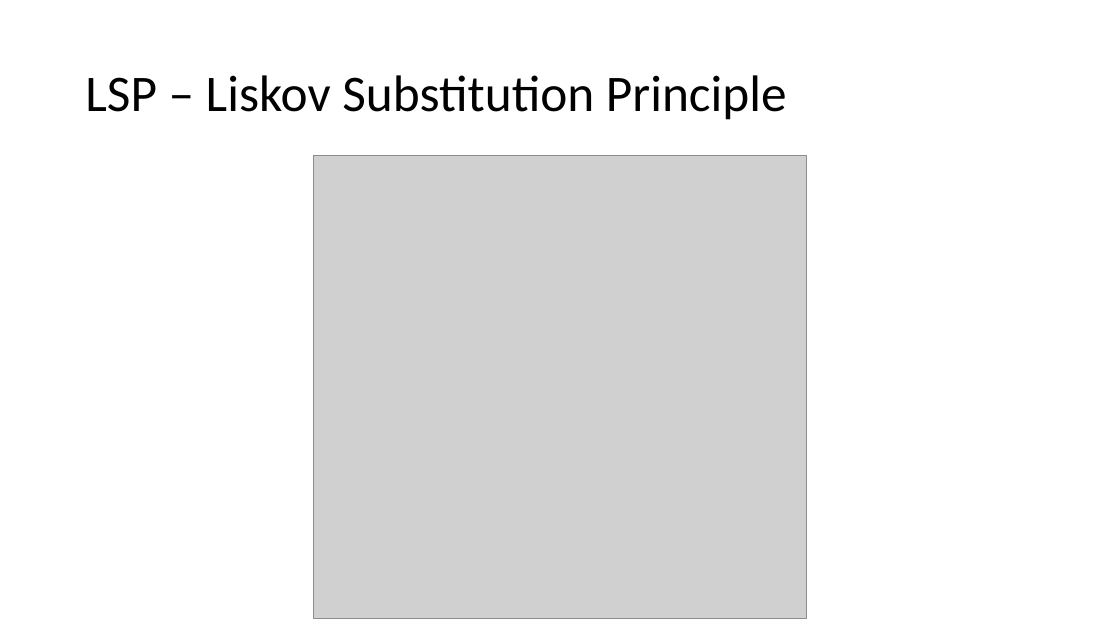
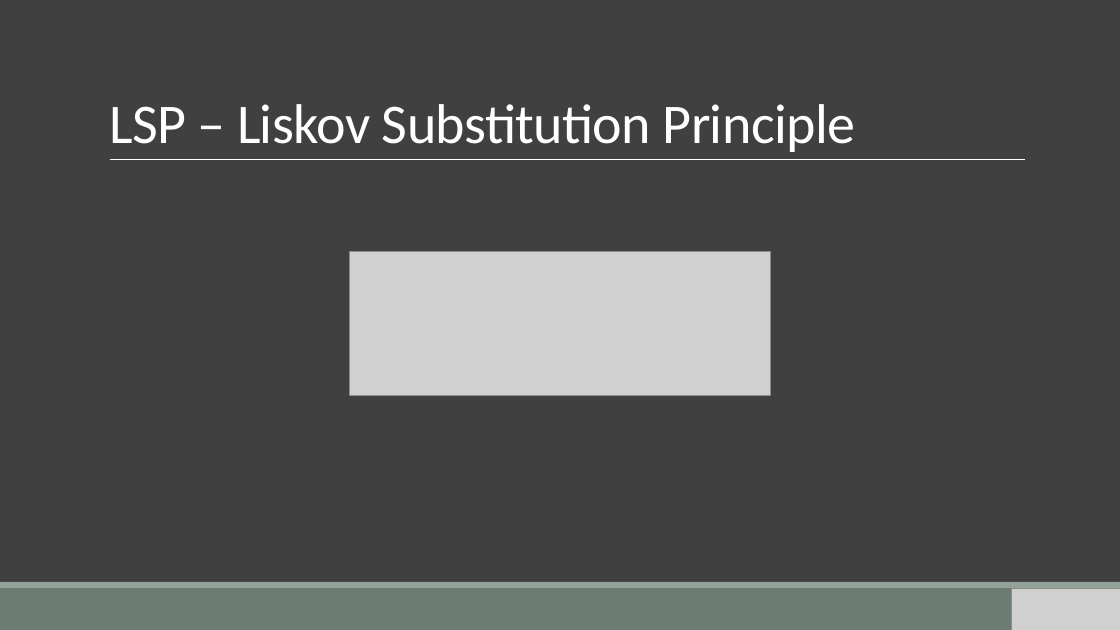
Before and after one commit to gemvane/Palestra-Solid, a slide deck: slide 30 of SOLID.pptx (slide 21 before the commit). Drawn at 1120x630 pixels with LibreOffice and Linux fonts; fonts in the diff are those of the drawing; grey boxes stand for pictures. Boxes give left, top, right and bottom in pixels: in the first picture for what was removed or moved away, otherwise in the second. Text is boxed around its words. In the diff, an @@ line names an element or a change of style, - is before the commit and + after.

Commit message:
Update: Atualização de Layout

```diff
--- a/SOLID.pptx
+++ b/SOLID.pptx
@@ background #FFFFFF to #404040 @@
@@ title "LSP – Liskov Substitution Principle" moved from (x1=85, y1=75, x2=787, y2=120) to (x1=109, y1=104, x2=856, y2=152) @@
@@ title "LSP – Liskov Substitution Principle" at (x1=109, y1=104, x2=856, y2=152): size 44 to 48 pt, text colour #000000 to #FFFFFF, letter spacing 0 to -0.5 pt; line spacing 0.9 to 0.85; vertical alignment middle to bottom @@
@@ line added from (110, 160) to (1026, 160), #FFFFFF 0.5 pt @@
@@ picture removed at (x1=313, y1=155, x2=807, y2=618) @@
@@ picture added at (x1=350, y1=251, x2=770, y2=396) @@
@@ rectangle added at (x1=0, y1=588, x2=1120, y2=630), fill #6B7D72 @@
@@ rectangle added at (x1=0, y1=582, x2=1120, y2=588), fill #93A299 @@
@@ picture added at (x1=1012, y1=588, x2=1120, y2=630) @@
```
Also in this commit, not shown: 24 other slides changed, 22 slides added, 3 slides removed.
